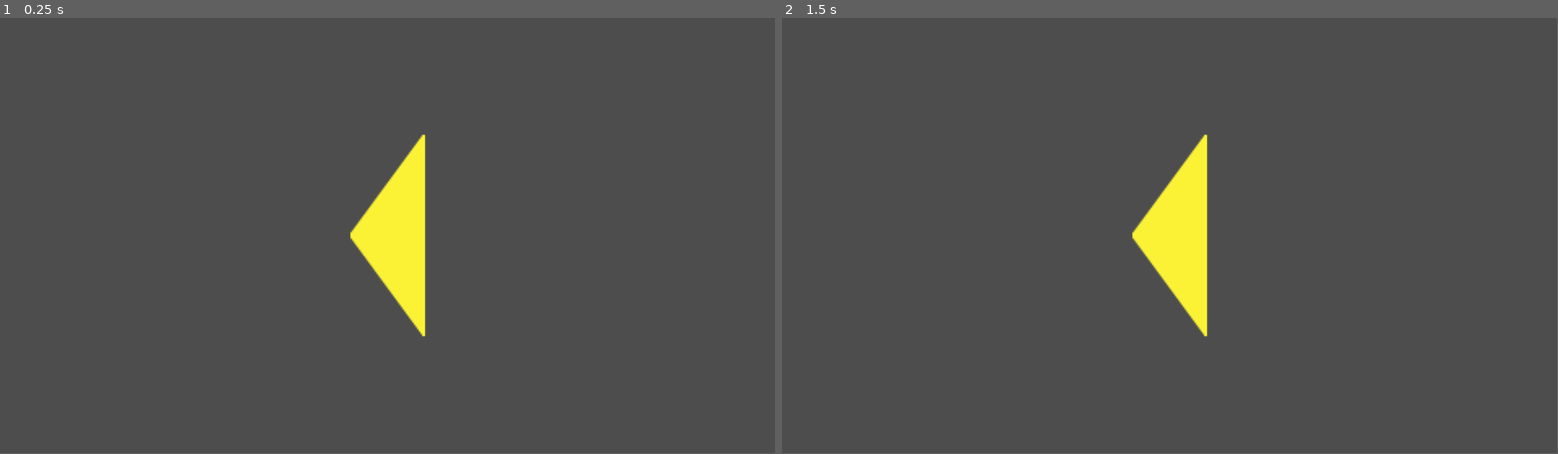
Above: before the commit, frames 1-2 (left to right).
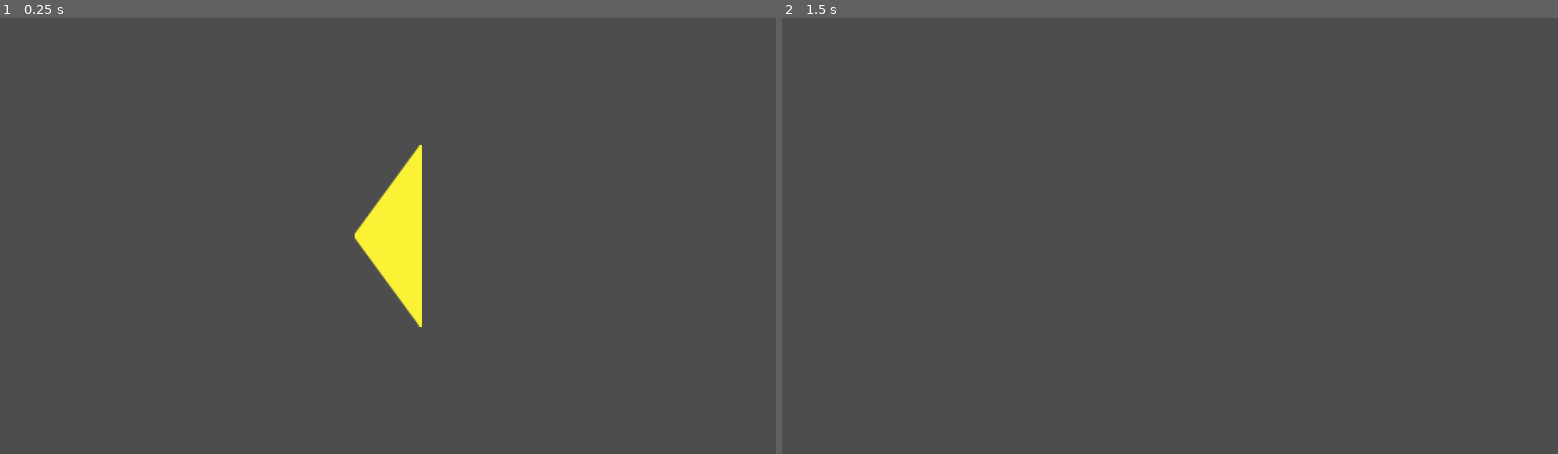
Above: after the commit, the same moments.

Repository: DennysGuy/LemonSaladSoup
Game: Godot game, scene res://src/Scenes/alert_arrow.tscn
The game is run twice, just before and just after one commit, with the same random seed, the same clock (stepped at 60 frames per second) and the same inputs. The project has no main scene, so this scene is started directly.
Inputs (mouse positions are in pixels of both pictures, inside the frame that each line leads up to):
- Up to frame 1 (0.25 s): no input
- Up to frame 2 (1.5 s): move the mouse to (1340, 214) at 0.52 s; hold D (rotate_right) 0.53-1.28 s; tap S (rotate_opposite) at 0.6, 1.35 s; move the mouse to (1014, 257) at 1.27 s; hold A (rotate_left) from 1.28 s (still down)
In our replay, the window is 799x449 before the commit and 800x450 after it. These sizes can differ from the game's own. Grey fills any space a smaller window leaves; there, only what the larger window draws over its background counts as a difference.

The runs differ from the first frame. In frame 1, 0.6% of the frame differs, in the area x 45-55%, y 26-74%; in frame 2, 2.4%.

Commit message:
it works my fellas

Diff:
--- a/project.godot
+++ b/project.godot
@@ -17,6 +17,11 @@
 [autoload]
 
 SignalBus="*res://src/Scripts/Globals/SignalBus.gd"
+
+[display]
+
+window/size/viewport_width=1280
+window/size/viewport_height=720
 
 [global_group]
 
--- a/src/Scenes/Arena.tscn
+++ b/src/Scenes/Arena.tscn
@@ -71,16 +71,19 @@
 material_override = SubResource("StandardMaterial3D_vbyki")
 size = Vector3(6.9158726, 0.39691162, 0.4645996)
 
-[node name="Player" parent="." node_paths=PackedStringArray("look_at_point_1", "look_at_point_2", "look_at_point_3", "look_at_point_4") instance=ExtResource("1_bcb0y")]
+[node name="Player" parent="." node_paths=PackedStringArray("look_at_point_1", "look_at_point_2", "look_at_point_3", "look_at_point_4", "enemies_root") instance=ExtResource("1_bcb0y")]
 transform = Transform3D(1, 0, 0, 0, 1, 0, 0, 0, 1, 0, 0.26049674, 0)
 look_at_point_1 = NodePath("../LookAtMarker1")
 look_at_point_2 = NodePath("../LookAtMarker2")
 look_at_point_3 = NodePath("../LookAtMarker3")
 look_at_point_4 = NodePath("../LookAtMarker4")
+enemies_root = NodePath("../Enemies")
+
+[node name="Enemies" type="Node" parent="."]
 
 [node name="SpawnTimer" type="Timer" parent="."]
 process_callback = 0
-wait_time = 3.0
+wait_time = 2.0
 
 [node name="SpawnPoints" type="Node" parent="."]
 
--- /dev/null
+++ b/src/Scenes/Main.tscn
@@ -0,0 +1,25 @@
+[gd_scene load_steps=2 format=3 uid="uid://ky1tv07nahro"]
+
+[ext_resource type="PackedScene" uid="uid://cqmipwjw5ygil" path="res://src/Scenes/Arena.tscn" id="1_kwadw"]
+
+[node name="Main" type="Node3D"]
+
+[node name="CanvasLayer" type="CanvasLayer" parent="."]
+
+[node name="SubViewportContainer" type="SubViewportContainer" parent="CanvasLayer"]
+anchors_preset = 15
+anchor_right = 1.0
+anchor_bottom = 1.0
+grow_horizontal = 2
+grow_vertical = 2
+stretch = true
+stretch_shrink = 2
+
+[node name="SubViewport" type="SubViewport" parent="CanvasLayer/SubViewportContainer"]
+handle_input_locally = false
+size = Vector2i(640, 360)
+render_target_update_mode = 4
+
+[node name="Arena" parent="CanvasLayer/SubViewportContainer/SubViewport" instance=ExtResource("1_kwadw")]
+
+[node name="HUD" type="CanvasLayer" parent="."]
--- a/src/Scenes/alert_arrow.tscn
+++ b/src/Scenes/alert_arrow.tscn
@@ -2,6 +2,21 @@
 
 [ext_resource type="Texture2D" uid="uid://bqsw0gv8yucxu" path="res://AlertArrowTest.png" id="1_u0lyf"]
 [ext_resource type="Script" uid="uid://bod3w1teom71c" path="res://src/Scripts/alert_arrow.gd" id="2_q8cgk"]
+
+[sub_resource type="Animation" id="Animation_q8cgk"]
+length = 0.001
+tracks/0/type = "value"
+tracks/0/imported = false
+tracks/0/enabled = true
+tracks/0/path = NodePath(".:modulate")
+tracks/0/interp = 1
+tracks/0/loop_wrap = true
+tracks/0/keys = {
+"times": PackedFloat32Array(0),
+"transitions": PackedFloat32Array(1),
+"update": 0,
+"values": [Color(1, 1, 1, 1)]
+}
 
 [sub_resource type="Animation" id="Animation_u0lyf"]
 resource_name = "blink"
@@ -10,29 +25,14 @@
 tracks/0/type = "value"
 tracks/0/imported = false
 tracks/0/enabled = true
-tracks/0/path = NodePath(".:visible")
+tracks/0/path = NodePath(".:modulate")
 tracks/0/interp = 1
 tracks/0/loop_wrap = true
 tracks/0/keys = {
-"times": PackedFloat32Array(0, 0.4, 0.8, 1.2),
+"times": PackedFloat32Array(0, 0.36666667, 0.73333335, 1.1333333),
 "transitions": PackedFloat32Array(1, 1, 1, 1),
 "update": 1,
-"values": [true, false, true, false]
-}
-
-[sub_resource type="Animation" id="Animation_q8cgk"]
-length = 0.001
-tracks/0/type = "value"
-tracks/0/imported = false
-tracks/0/enabled = true
-tracks/0/path = NodePath(".:visible")
-tracks/0/interp = 1
-tracks/0/loop_wrap = true
-tracks/0/keys = {
-"times": PackedFloat32Array(0),
-"transitions": PackedFloat32Array(1),
-"update": 1,
-"values": [true]
+"values": [Color(1, 1, 1, 1), Color(1, 1, 1, 0), Color(1, 1, 1, 1), Color(1, 1, 1, 0)]
 }
 
 [sub_resource type="AnimationLibrary" id="AnimationLibrary_xqeum"]
--- a/src/Scenes/player.tscn
+++ b/src/Scenes/player.tscn
@@ -121,10 +121,10 @@
 anchors_preset = 4
 anchor_left = 0.0
 anchor_right = 0.0
-offset_left = 13.0
-offset_top = -158.81119
-offset_right = 68.0
-offset_bottom = 140.81119
+offset_left = 15.0
+offset_top = -83.0
+offset_right = 61.0
+offset_bottom = 83.0
 grow_horizontal = 1
 
 [node name="AlertArrow2" parent="Crosshair" instance=ExtResource("4_waosb")]
@@ -132,7 +132,9 @@
 anchor_left = 1.0
 anchor_right = 1.0
 offset_left = -68.0
+offset_top = -76.0
 offset_right = -15.0
+offset_bottom = 101.0
 grow_horizontal = 0
 flip_h = true
 
@@ -140,10 +142,10 @@
 anchors_preset = 7
 anchor_top = 1.0
 anchor_bottom = 1.0
-offset_left = 171.96509
-offset_top = -57.0
-offset_right = 217.96509
-offset_bottom = 291.86945
+offset_left = 101.0
+offset_top = -52.0
+offset_right = 147.0
+offset_bottom = 158.36554
 grow_vertical = 0
 rotation = 1.5707964
 flip_h = true
@@ -152,10 +154,10 @@
 anchors_preset = 5
 anchor_top = 0.0
 anchor_bottom = 0.0
-offset_left = 167.0
-offset_top = 10.0
-offset_right = 213.0
-offset_bottom = 358.86945
+offset_left = 76.6236
+offset_top = 9.999996
+offset_right = 122.6236
+offset_bottom = 189.57806
 grow_vertical = 1
 rotation = 1.5707964
 
--- a/src/Scripts/alert_arrow.gd
+++ b/src/Scripts/alert_arrow.gd
@@ -10,7 +10,7 @@
 	#hide()
 	#SignalBus.alert_player.connect(alert_player)
 	SignalBus.silence_alarm.connect(hide_alert)
-
+	animation_player.play("blink")
 
 
 # Called every frame. 'delta' is the elapsed time since the previous frame.
--- a/src/Scripts/arena.gd
+++ b/src/Scripts/arena.gd
@@ -3,7 +3,7 @@
 
 @onready var spawn_timer: Timer = $SpawnTimer
 @onready var spawn_points: Node = $SpawnPoints
-
+@onready var enemies: Node = $Enemies
 func _ready() -> void:
 	spawn_timer.start()
 
@@ -13,5 +13,5 @@
 	var chosen_spawn_point : Marker3D = spawn_points.get_children().pick_random()
 	enemy.global_transform.origin = chosen_spawn_point.global_transform.origin
 	print("enemy spawned!")
-	add_child(enemy)
-	SignalBus.enemy_spawned.emit(enemy)
+	enemies.add_child(enemy)
+	#SignalBus.enemy_spawned.emit(enemy)
--- a/src/Scripts/player.gd
+++ b/src/Scripts/player.gd
@@ -39,12 +39,16 @@
 @onready var detector_2: Area3D = $Detector2
 @onready var detector_3: Area3D = $Detector3
 
+@onready var direction_teller: Label = $Crosshair/DirectionTeller
 
 @onready var look_at_positions : Array[Marker3D] = [look_at_point_3, look_at_point_1, look_at_point_2, look_at_point_4]
 
 @export var aim_box_size: Vector2 = Vector2(200, 200) # how far the reticle can drift from center
 
+@export var enemies_root : Node
+
 func _ready() -> void:
+	#direction_teller.hide()
 	SignalBus.enemy_spawned.connect(notify_enemy)
 
 	Input.set_mouse_mode(Input.MOUSE_MODE_CAPTURED)
@@ -83,7 +87,7 @@
 	gun_arm.rotation = Vector3(x_rot, gun_arm.rotation.y, gun_arm.rotation.z)
 
 	if Input.is_action_just_pressed("rotate_left"):
-		SignalBus.ping_enemies.emit()
+		#SignalBus.ping_enemies.emit()
 		timer.start()
 		#print("hello")
 		target_index -= 1
@@ -94,7 +98,7 @@
 		target_location = look_at_positions[target_index]
 
 	if Input.is_action_just_pressed("rotate_right"):
-		SignalBus.ping_enemies.emit()
+		#SignalBus.ping_enemies.emit()
 		timer.start()
 		#print("bye")
 		target_index += 1
@@ -106,7 +110,7 @@
 		target_location = look_at_positions[target_index]
 
 	if Input.is_action_just_pressed("rotate_opposite"):
-		SignalBus.ping_enemies.emit()
+		#SignalBus.ping_enemies.emit()
 		timer.start()
 		if target_index == look_at_positions.size()-1:
 			target_index = 1
@@ -181,18 +185,24 @@
 		var target_pos = target_location.global_transform.origin
 		var my_pos = global_transform.origin
 
-		# --- Determine desired yaw (cardinal) ---
+		# --- Compute desired yaw to target ---
 		var to_target = (target_pos - my_pos).normalized()
 		to_target.y = 0.0
 		var target_yaw = atan2(-to_target.x, -to_target.z)
 
-		# Snap target_yaw to nearest 90° (cardinal direction)
+		# --- Snap yaw to nearest cardinal direction ---
 		var snapped_yaw = round(target_yaw / (PI / 2.0)) * (PI / 2.0)
 
-		# Smoothly rotate player toward snapped direction
-		rotation.y = lerp_angle(rotation.y, snapped_yaw, _delta * rotate_speed)
-
-		# --- Smooth pitch only if you want vertical aim ---
+		# --- Smoothly rotate player to snapped direction with easing ---
+		var yaw_diff = wrapf(snapped_yaw - rotation.y, -PI, PI)
+		var t = 1.0 - pow(0.5, _delta * rotate_speed)  # smooth exponential easing
+		rotation.y += yaw_diff * t
+
+		# Optional: snap instantly if very close to target to avoid tiny jitters
+		if abs(yaw_diff) < deg_to_rad(1.0):
+			rotation.y = snapped_yaw
+
+		# --- Smooth pitch (head tilt) ---
 		var head_to_target = (target_pos - head.global_transform.origin).normalized()
 		var target_pitch = -asin(head_to_target.y)
 		head.rotation.x = lerp_angle(head.rotation.x, target_pitch, _delta * rotate_speed)
@@ -200,7 +210,7 @@
 		# --- Smooth zoom ---
 		camera.fov = lerp(camera.fov, zoom_target, _delta * zoom_speed)
 	else:
-		# Reset back to initial pose if no target
+		# Ease back to initial rotation and FOV when no target
 		rotation.y = lerp_angle(rotation.y, initial_player_rotation.y, _delta * rotate_speed)
 		head.rotation.x = lerp_angle(head.rotation.x, initial_head_rotation.x, _delta * rotate_speed)
 		camera.fov = lerp(camera.fov, initial_fov, _delta * zoom_speed)
@@ -215,12 +225,22 @@
 
 func _get_enemy_quadrant(enemy: Node3D) -> String:
 	var to_enemy = (enemy.global_transform.origin - global_transform.origin).normalized()
-	var local_dir = camera.global_transform.basis.inverse() * to_enemy
-
-	if abs(local_dir.x) > abs(local_dir.z):
-		return "right" if local_dir.x > 0 else "left"
+
+	# Transform into player's local space
+	var local_dir = global_transform.basis.inverse() * to_enemy
+
+	# Get angle of enemy in local XZ plane
+	var angle = atan2(local_dir.x, -local_dir.z) # radians, relative to forward (-Z)
+
+	# Snap to quadrant
+	if abs(angle) <= PI / 4:
+		return "front"
+	elif angle > PI / 4 and angle < 3 * PI / 4:
+		return "right"
+	elif angle < -PI / 4 and angle > -3 * PI / 4:
+		return "left"
 	else:
-		return "back" if local_dir.z > 0 else "front"
+		return "back"
 
 func _get_facing_quadrant() -> String:
 	var forward = -camera.global_transform.basis.z
@@ -229,6 +249,24 @@
 	else:
 		return "front" if forward.z < 0 else "back"
 
+func _is_facing_quadrant(enemy_quadrant: String) -> bool:
+	var forward = -camera.global_transform.basis.z.normalized()
+
+	var local_dir := Vector3.ZERO
+	match enemy_quadrant:
+		"front": local_dir = Vector3.FORWARD
+		"right": local_dir = Vector3.RIGHT
+		"back": local_dir = Vector3.BACK
+		"left": local_dir = Vector3.LEFT
+
+	# convert local quadrant dir to world space
+	var world_dir = global_transform.basis * local_dir
+	world_dir = world_dir.normalized()
+
+	# dot product now makes sense: forward (world) vs quadrant (world)
+	var dot = forward.dot(world_dir)
+	return dot > cos(deg_to_rad(20))  # ~0.94
+
 
 func _update_arrows() -> void:
 	# Hide all arrows at start
@@ -239,35 +277,59 @@
 
 	var dir_shown = {"front": false, "back": false, "left": false, "right": false}
 	var quadrant_counts = {"front": 0, "back": 0, "left": 0, "right": 0}
+
 	var facing = _get_facing_quadrant()
 
 	# Count enemies per quadrant
-	for enemy in enemy_alerts:
+	for enemy in enemies_root.get_children():
 		if not is_instance_valid(enemy):
 			enemy_alerts.erase(enemy)
 			continue
 
 		var q = _get_enemy_quadrant(enemy)
+		print("Im facing here: " + facing + " Enemy is located here: " + q)
+
+		#match q:
+			#"front":
+				#direction_teller.show()
+				#direction_teller.text = "IN FRONT OF YOU!"
+			#"back":
+				#direction_teller.show()
+				#direction_teller.text = "BEHIND YOU!"
+			#"left":
+				#direction_teller.show()
+				#direction_teller.text = "ON YOUR LEFT!"
+			#"right":
+				#direction_teller.show()
+				#direction_teller.text = "ON YOUR RIGHT!"
 
 		# Remove enemies if player is facing that quadrant
-		if q == facing:
+		if _is_facing_quadrant(q):
+			print("but I dropped in here...")
 			enemy_alerts.erase(enemy)
+			#direction_teller.hide()
 			continue
 
 		quadrant_counts[q] += 1
 
 		# Show arrow once per quadrant
-		if not dir_shown[q]:
-			match q:
-				"front": alert_arrow_front.visible = true
-				"back": alert_arrow_back.visible = true
-				"left": alert_arrow_left.visible = true
-				"right": alert_arrow_right.visible = true
-			dir_shown[q] = true
+		print(q)
+		match q:
+			"front":
+				alert_arrow_front.visible = true
+
+			"back":
+				alert_arrow_back.visible = true
+			"left":
+				alert_arrow_left.visible = true
+			"right":
+				alert_arrow_right.visible = true
+
+		dir_shown[q] = true
 
 	# Debug output
-	print("Facing:", facing,
-		" | Counts -> F:", quadrant_counts["front"],
-		"B:", quadrant_counts["back"],
-		"L:", quadrant_counts["left"],
-		"R:", quadrant_counts["right"])
+	#print("Facing:", facing,
+		#" | Counts -> F:", quadrant_counts["front"],
+		#"B:", quadrant_counts["back"],
+		#"L:", quadrant_counts["left"],
+		#"R:", quadrant_counts["right"])
